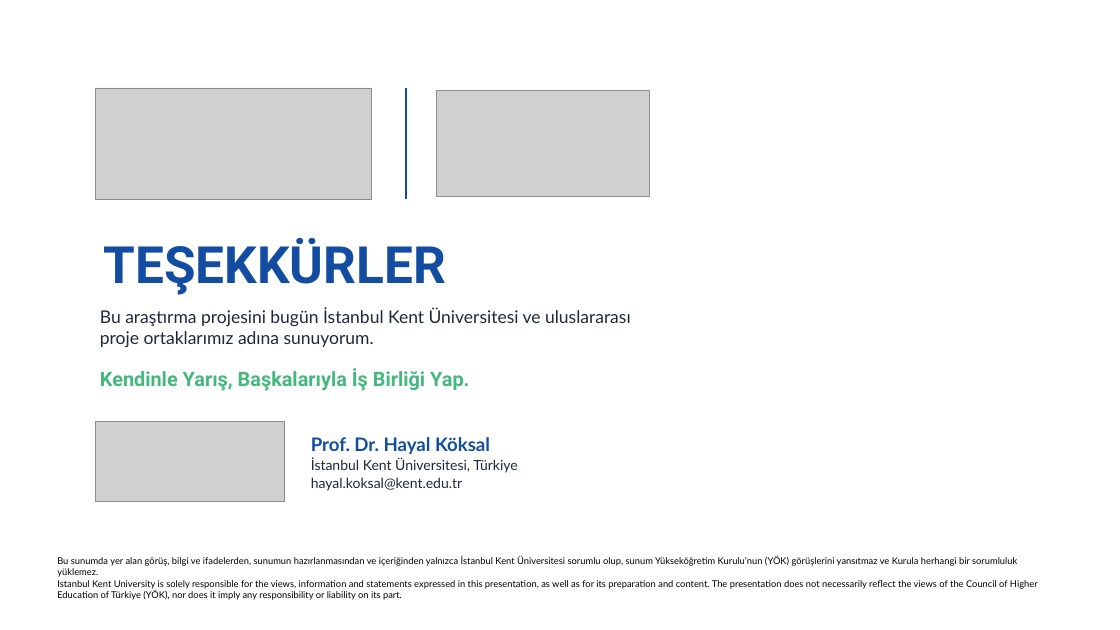
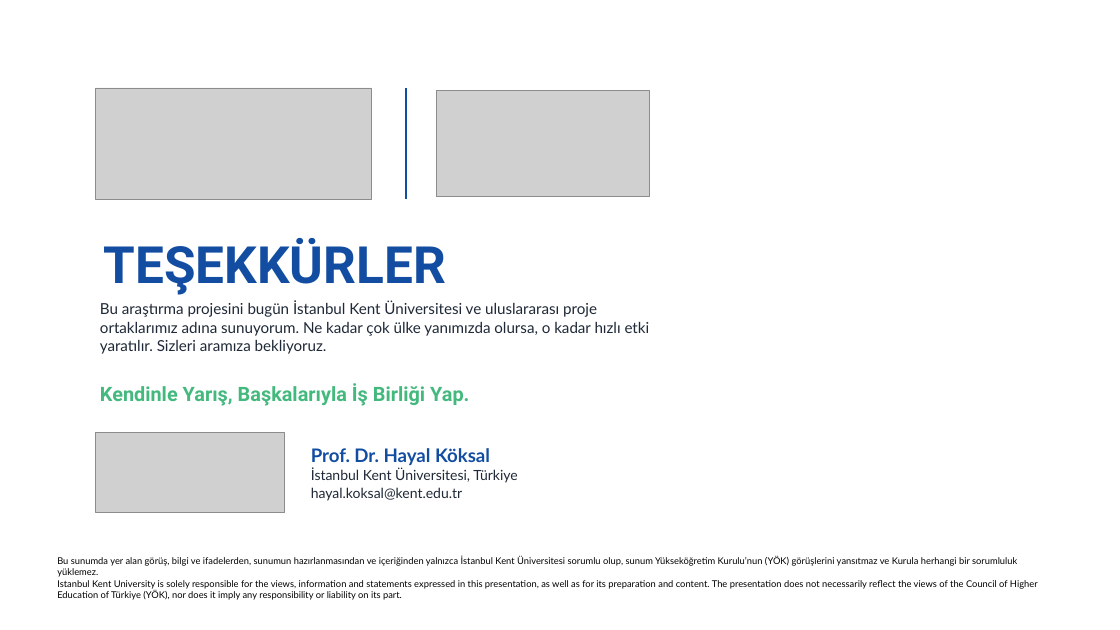
Before and after one commit to newtonsgrandson/cop-31-hayal-koksal, a slide deck: slide 20 of sunum/COP31_Iklim_Imecesi_Hayal_Koksal_TR.pptx. Drawn at 1120x630 pixels with LibreOffice and Linux fonts; fonts in the diff are those of the drawing; grey boxes stand for pictures; background and template pictures are left out. Boxes give left, top, right and bottom in pixels: in the first picture for what was removed or moved away, otherwise in the second. Text is boxed around its words. In the diff, an @@ line names an element or a change of style, - is before the commit and + after.

```diff
--- a/sunum/COP31_Iklim_Imecesi_Hayal_Koksal_TR.pptx
+++ b/sunum/COP31_Iklim_Imecesi_Hayal_Koksal_TR.pptx
@@ text at (x1=100, y1=301, x2=650, y2=354): text changed; size 15 to 13 pt @@
-Bu araştırma projesini bugün İstanbul Kent Üniversitesi ve uluslararası proje ortaklarımız adına sunuyorum.
+Bu araştırma projesini bugün İstanbul Kent Üniversitesi ve uluslararası proje ortaklarımız adına sunuyorum. Ne kadar çok ülke yanımızda olursa, o kadar hızlı etki yaratılır. Sizleri aramıza bekliyoruz.
@@ text "Kendinle Yarış, Başkalarıyla İş Birliği ..." moved from (x1=100, y1=368, x2=469, y2=391) to (x1=100, y1=383, x2=469, y2=406) @@
@@ picture moved from (x1=96, y1=422, x2=285, y2=502) to (x1=96, y1=433, x2=285, y2=513) @@
@@ text "Prof. Dr. Hayal Köksal" moved from (x1=311, y1=437, x2=518, y2=491) to (x1=311, y1=448, x2=518, y2=501) @@
```
Also in this commit, not shown: 14 other slides changed, 27 other files.
